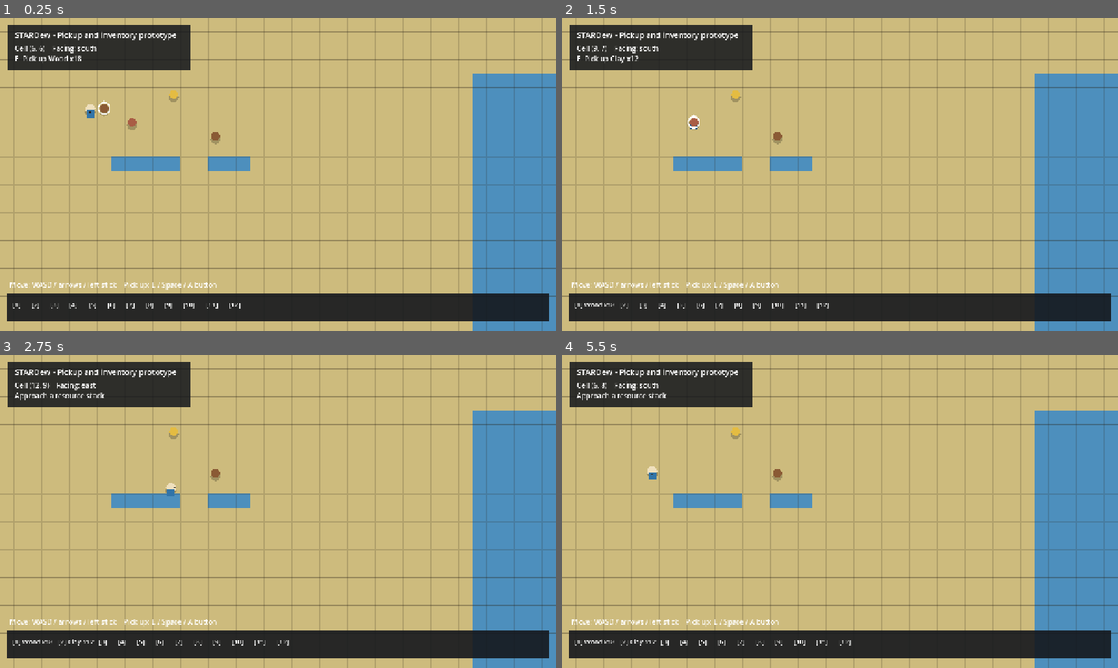
Above: before the commit, frames 1-4 (two rows, left to right).
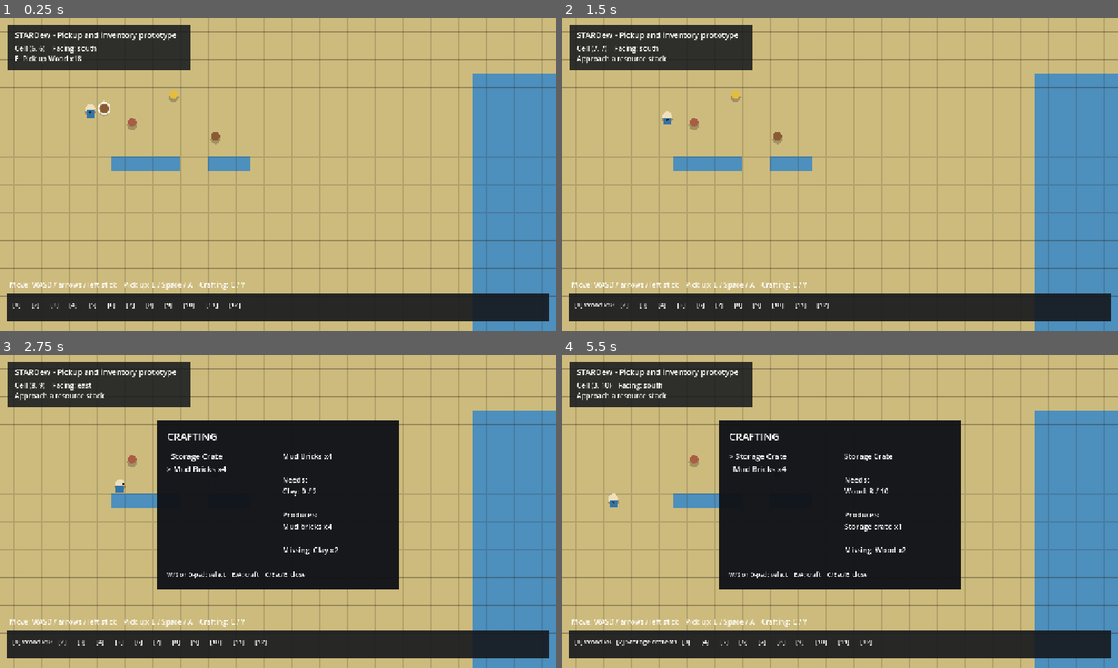
Above: after the commit, the same moments.

Repository: danisanchezcrespo/stardew
Game: Godot game, scene res://main.tscn
Two runs of this game, one before a commit and one after it. Both use one fixed random seed, a clock stepped at 60 frames per second and the inputs below.
Inputs (mouse positions are in pixels of both pictures, inside the frame that each line leads up to):
- Up to frame 1 (0.25 s): no input
- Up to frame 2 (1.5 s): tap Enter at 0.5 s; move the mouse to (962, 158) at 0.52 s; hold D (move_right) 0.53-1.28 s; hold E (interact) 0.53-1.28 s; click (962, 158) at 0.67 s; tap Space at 0.77 s; tap C (open_crafting, bound only after the commit) at 0.8, 1.35 s; move the mouse to (728, 190) at 1.27 s; hold S (move_down) from 1.28 s (still down)
- Up to frame 3 (2.75 s): tap Space at 1.52 s; tap E (interact) at 1.55 s; move the mouse to (333, 442) at 2.02 s; release S (move_down) at 2.03 s; hold D (move_right) from 2.03 s (still down); hold E (interact) from 2.03 s (still down); tap C (open_crafting, bound only after the commit) at 2.3 s
- Up to frame 4 (5.5 s): move the mouse to (812, 574) at 2.77 s; release D (move_right) at 2.78 s; release E (interact) at 2.78 s; hold W (move_up) 2.78-3.53 s; tap X (remove_placed) at 2.85 s; click (812, 574) at 2.92 s; tap Space at 3.02, 3.77, 4.52 s; tap E (interact) at 3.05, 4.55 s; move the mouse to (1006, 558) at 3.52 s; hold R (rotate_blueprint) 3.53-4.28 s; hold A (move_left) 3.53-5.03 s; tap C (open_crafting, bound only after the commit) at 3.8, 5.3 s; tap Escape (cancel, bound only after the commit) at 4.15 s; move the mouse to (673, 464) at 4.27 s; tap F (select_next) at 4.35 s; move the mouse to (867, 511) at 5.02 s; hold S (move_down) from 5.03 s (still down); hold Q (select_previous) from 5.03 s (still down); click (867, 511) at 5.17 s

The runs differ from the first frame. In frame 1, less than 0.1% of the frame differs, in the area x 35-44%, y 84-87%; in frame 2, 0.4%; in frame 3, 24%; in frame 4, 24%, in the area x 5-72%, y 8-93%.

Commit message:
Add data-driven inventory crafting

Diff:
--- /dev/null
+++ b/godot/crafting/crafting_system.gd
@@ -0,0 +1,43 @@
+class_name CraftingSystem
+extends RefCounted
+
+const OK := "OK"
+const UNKNOWN_RECIPE := "UNKNOWN_RECIPE"
+const MISSING_INGREDIENTS := "MISSING_INGREDIENTS"
+const OUTPUT_FULL := "OUTPUT_FULL"
+
+var registry: Variant
+
+
+func _init(recipe_registry: Variant) -> void:
+	registry = recipe_registry
+
+
+func query(inventory: Variant, recipe_id: String) -> Dictionary:
+	var recipe: Variant = registry.get_recipe(recipe_id)
+	if recipe == null:
+		return {"valid": false, "reason": UNKNOWN_RECIPE, "missing": {}}
+	var missing: Dictionary = {}
+	for item_id: String in recipe.inputs:
+		var absent := maxi(0, int(recipe.inputs[item_id]) - inventory.count(item_id))
+		if absent > 0:
+			missing[item_id] = absent
+	if not missing.is_empty():
+		return {"valid": false, "reason": MISSING_INGREDIENTS, "missing": missing}
+	for item_id: String in recipe.outputs:
+		if inventory.capacity_for(item_id) < int(recipe.outputs[item_id]):
+			return {"valid": false, "reason": OUTPUT_FULL, "missing": {}}
+	return {"valid": true, "reason": OK, "missing": {}}
+
+
+func craft(inventory: Variant, recipe_id: String) -> Dictionary:
+	var result := query(inventory, recipe_id)
+	if not result.valid:
+		return result
+	var recipe: Variant = registry.get_recipe(recipe_id)
+	for item_id: String in recipe.inputs:
+		inventory.remove(item_id, int(recipe.inputs[item_id]))
+	for item_id: String in recipe.outputs:
+		var accepted: int = inventory.add(item_id, int(recipe.outputs[item_id]))
+		assert(accepted == int(recipe.outputs[item_id]), "Validated crafting output must fit.")
+	return result
--- /dev/null
+++ b/godot/crafting/recipe_definition.gd
@@ -0,0 +1,7 @@
+class_name RecipeDefinition
+extends RefCounted
+
+var recipe_id := ""
+var label := ""
+var inputs: Dictionary = {}
+var outputs: Dictionary = {}
--- /dev/null
+++ b/godot/crafting/recipe_registry.gd
@@ -0,0 +1,77 @@
+class_name RecipeRegistry
+extends RefCounted
+
+const RecipeDefinitionType = preload("res://crafting/recipe_definition.gd")
+
+var recipes_by_id: Dictionary = {}
+var recipe_order: Array[String] = []
+var errors: Array[String] = []
+
+
+func load_from_path(path: String, item_registry: Variant) -> Error:
+	recipes_by_id.clear()
+	recipe_order.clear()
+	errors.clear()
+	var file := FileAccess.open(path, FileAccess.READ)
+	if file == null:
+		errors.append("Unable to open recipe definitions '%s'." % path)
+		return FileAccess.get_open_error()
+	var parser := JSON.new()
+	var result := parser.parse(file.get_as_text())
+	if result != OK:
+		errors.append("Invalid recipe JSON at line %d: %s" % [parser.get_error_line(), parser.get_error_message()])
+		return result
+	if typeof(parser.data) != TYPE_DICTIONARY or typeof(parser.data.get("recipes")) != TYPE_ARRAY:
+		errors.append("Recipe definition root must contain a 'recipes' array.")
+		return ERR_INVALID_DATA
+	for index in range(parser.data.recipes.size()):
+		var value: Variant = parser.data.recipes[index]
+		if typeof(value) != TYPE_DICTIONARY:
+			errors.append("Recipe at index %d must be an object." % index)
+			return ERR_INVALID_DATA
+		var recipe: Variant = _parse_recipe(value, index, item_registry)
+		if recipe == null:
+			return ERR_INVALID_DATA
+		recipes_by_id[recipe.recipe_id] = recipe
+		recipe_order.append(recipe.recipe_id)
+	return OK
+
+
+func get_recipe(recipe_id: String) -> Variant:
+	return recipes_by_id.get(recipe_id)
+
+
+func _parse_recipe(data: Dictionary, index: int, item_registry: Variant) -> Variant:
+	var recipe_id := str(data.get("id", ""))
+	if recipe_id.is_empty() or recipes_by_id.has(recipe_id):
+		errors.append("Recipe at index %d has an empty or duplicate ID '%s'." % [index, recipe_id])
+		return null
+	var inputs: Variant = _item_amounts(data.get("inputs"), recipe_id, "inputs", item_registry)
+	var outputs: Variant = _item_amounts(data.get("outputs"), recipe_id, "outputs", item_registry)
+	if inputs == null or outputs == null or inputs.is_empty() or outputs.is_empty():
+		if inputs != null and outputs != null:
+			errors.append("Recipe '%s' must contain inputs and outputs." % recipe_id)
+		return null
+	var recipe := RecipeDefinitionType.new()
+	recipe.recipe_id = recipe_id
+	recipe.label = str(data.get("label", recipe_id))
+	recipe.inputs = inputs
+	recipe.outputs = outputs
+	return recipe
+
+
+func _item_amounts(value: Variant, recipe_id: String, field_name: String, item_registry: Variant) -> Variant:
+	if typeof(value) != TYPE_DICTIONARY:
+		errors.append("Recipe '%s.%s' must be an object." % [recipe_id, field_name])
+		return null
+	var converted: Dictionary = {}
+	for key: Variant in value:
+		var item_id := str(key)
+		var amount: Variant = value[key]
+		var is_number := typeof(amount) == TYPE_INT or typeof(amount) == TYPE_FLOAT
+		var is_positive_integer := is_number and float(amount) == float(int(amount)) and int(amount) > 0
+		if item_registry.get_item(item_id) == null or not is_positive_integer:
+			errors.append("Recipe '%s.%s.%s' must reference an item with a positive integer amount." % [recipe_id, field_name, item_id])
+			return null
+		converted[item_id] = int(amount)
+	return converted
--- /dev/null
+++ b/godot/crafting/recipes.json
@@ -0,0 +1,6 @@
+{
+  "recipes": [
+    {"id": "storage_crate", "label": "Storage Crate", "inputs": {"wood": 10}, "outputs": {"storage_crate": 1}},
+    {"id": "mud_bricks", "label": "Mud Bricks x4", "inputs": {"clay": 2}, "outputs": {"mud_bricks": 4}}
+  ]
+}
--- a/godot/gameplay/main_game.gd
+++ b/godot/gameplay/main_game.gd
@@ -6,6 +6,8 @@
 const PlayerInventoryType = preload("res://player/player_inventory.gd")
 const PickupType = preload("res://world/items/world_pickup.gd")
 const TargetingType = preload("res://world/interaction/interaction_targeting.gd")
+const RecipeRegistryType = preload("res://crafting/recipe_registry.gd")
+const CraftingSystemType = preload("res://crafting/crafting_system.gd")
 
 const CELL_SIZE := 32
 const WORLD_SIZE := Vector2i(50, 30)
@@ -24,6 +26,13 @@
 var inventory: Variant
 var pickups: Array = []
 var interaction_target: Variant = null
+var recipe_registry: Variant
+var crafting: Variant
+var crafting_open := false
+var selected_recipe_index := 0
+var crafting_panel: Control
+var crafting_list_label: Label
+var crafting_detail_label: Label
 
 
 func _ready() -> void:
@@ -43,7 +52,17 @@
 
 
 func _unhandled_input(event: InputEvent) -> void:
-	if event.is_action_pressed("interact"):
+	if event.is_action_pressed("open_crafting"):
+		set_crafting_open(not crafting_open)
+	elif crafting_open and event.is_action_pressed("cancel"):
+		set_crafting_open(false)
+	elif crafting_open and event.is_action_pressed("menu_up"):
+		select_recipe(-1)
+	elif crafting_open and event.is_action_pressed("menu_down"):
+		select_recipe(1)
+	elif crafting_open and event.is_action_pressed("interact"):
+		craft_selected_recipe()
+	elif not crafting_open and event.is_action_pressed("interact"):
 		collect_target()
 
 
@@ -94,6 +113,10 @@
 	var result: Error = item_registry.load_from_path("res://items/items.json")
 	assert(result == OK, "Item definitions must load: %s" % str(item_registry.errors))
 	inventory = PlayerInventoryType.new(item_registry, 12)
+	recipe_registry = RecipeRegistryType.new()
+	result = recipe_registry.load_from_path("res://crafting/recipes.json", item_registry)
+	assert(result == OK, "Recipe definitions must load: %s" % str(recipe_registry.errors))
+	crafting = CraftingSystemType.new(recipe_registry)
 	_spawn_pickup("pickup-wood-1", "wood", 18, Vector2(7.5, 6.5) * CELL_SIZE)
 	_spawn_pickup("pickup-clay-1", "clay", 12, Vector2(9.5, 7.5) * CELL_SIZE)
 	_spawn_pickup("pickup-grain-1", "grain", 25, Vector2(12.5, 5.5) * CELL_SIZE)
@@ -144,13 +167,105 @@
 	inventory_label.add_theme_font_size_override("font_size", 15)
 	layer.add_child(inventory_label)
 	_update_inventory_hud()
+	_build_crafting_panel(layer)
 	var help := Label.new()
 	help.set_anchors_preset(Control.PRESET_BOTTOM_LEFT)
 	help.position = Vector2(22, -118)
-	help.text = "Move: WASD / arrows / left stick    Pick up: E / Space / A button"
+	help.text = "Move: WASD / arrows / left stick    Pick up: E / Space / A    Crafting: C / Y"
 	help.add_theme_color_override("font_color", Color.WHITE)
 	help.add_theme_font_size_override("font_size", 16)
 	layer.add_child(help)
+
+
+func _build_crafting_panel(layer: CanvasLayer) -> void:
+	crafting_panel = ColorRect.new()
+	crafting_panel.position = Vector2(360, 150)
+	crafting_panel.size = Vector2(560, 390)
+	crafting_panel.color = Color(0.06, 0.07, 0.09, 0.96)
+	crafting_panel.visible = false
+	layer.add_child(crafting_panel)
+	var title := Label.new()
+	title.position = Vector2(24, 20)
+	title.text = "CRAFTING"
+	title.add_theme_font_size_override("font_size", 24)
+	crafting_panel.add_child(title)
+	crafting_list_label = Label.new()
+	crafting_list_label.position = Vector2(24, 70)
+	crafting_list_label.size = Vector2(250, 260)
+	crafting_list_label.add_theme_font_size_override("font_size", 18)
+	crafting_panel.add_child(crafting_list_label)
+	crafting_detail_label = Label.new()
+	crafting_detail_label.position = Vector2(290, 70)
+	crafting_detail_label.size = Vector2(240, 260)
+	crafting_detail_label.autowrap_mode = TextServer.AUTOWRAP_WORD_SMART
+	crafting_detail_label.add_theme_font_size_override("font_size", 17)
+	crafting_panel.add_child(crafting_detail_label)
+	var controls := Label.new()
+	controls.position = Vector2(24, 345)
+	controls.text = "W/S or D-pad: select    E/A: craft    C/Esc/B: close"
+	controls.add_theme_font_size_override("font_size", 14)
+	crafting_panel.add_child(controls)
+	_update_crafting_ui()
+
+
+func set_crafting_open(value: bool) -> void:
+	crafting_open = value
+	player.movement_enabled = not value
+	player.velocity = Vector2.ZERO
+	crafting_panel.visible = value
+	if value:
+		_update_crafting_ui()
+
+
+func select_recipe(direction: int) -> void:
+	selected_recipe_index = posmod(selected_recipe_index + direction, recipe_registry.recipe_order.size())
+	_update_crafting_ui()
+
+
+func craft_selected_recipe() -> bool:
+	var recipe_id: String = recipe_registry.recipe_order[selected_recipe_index]
+	var result: Dictionary = crafting.craft(inventory, recipe_id)
+	if result.valid:
+		_update_inventory_hud()
+		_update_crafting_ui("Crafted successfully.")
+		return true
+	_update_crafting_ui(_crafting_failure_text(result))
+	return false
+
+
+func _update_crafting_ui(feedback: String = "") -> void:
+	if crafting_list_label == null:
+		return
+	var rows: Array[String] = []
+	for index in range(recipe_registry.recipe_order.size()):
+		var recipe: Variant = recipe_registry.get_recipe(recipe_registry.recipe_order[index])
+		rows.append("%s %s" % [">" if index == selected_recipe_index else " ", recipe.label])
+	crafting_list_label.text = "\n".join(rows)
+	var selected: Variant = recipe_registry.get_recipe(recipe_registry.recipe_order[selected_recipe_index])
+	var ingredients: Array[String] = []
+	for item_id: String in selected.inputs:
+		var definition: Variant = item_registry.get_item(item_id)
+		ingredients.append("%s: %d / %d" % [definition.label, inventory.count(item_id), int(selected.inputs[item_id])])
+	var outputs: Array[String] = []
+	for item_id: String in selected.outputs:
+		var definition: Variant = item_registry.get_item(item_id)
+		outputs.append("%s x%d" % [definition.label, int(selected.outputs[item_id])])
+	var query: Dictionary = crafting.query(inventory, selected.recipe_id)
+	var status := "Ready to craft" if query.valid else _crafting_failure_text(query)
+	if not feedback.is_empty():
+		status = feedback
+	crafting_detail_label.text = "%s\n\nNeeds:\n%s\n\nProduces:\n%s\n\n%s" % [selected.label, "\n".join(ingredients), "\n".join(outputs), status]
+
+
+func _crafting_failure_text(result: Dictionary) -> String:
+	if result.reason == CraftingSystemType.MISSING_INGREDIENTS:
+		var parts: Array[String] = []
+		for item_id: String in result.missing:
+			parts.append("%s x%d" % [item_registry.get_item(item_id).label, int(result.missing[item_id])])
+		return "Missing: %s" % ", ".join(parts)
+	if result.reason == CraftingSystemType.OUTPUT_FULL:
+		return "Inventory has no room for output"
+	return "Recipe unavailable"
 
 
 func _update_interaction_target() -> void:
--- a/godot/input/input_defaults.gd
+++ b/godot/input/input_defaults.gd
@@ -11,6 +11,10 @@
 	"remove_placed": [KEY_X, KEY_DELETE],
 	"select_previous": [KEY_Q],
 	"select_next": [KEY_F],
+	"open_crafting": [KEY_C],
+	"cancel": [KEY_ESCAPE],
+	"menu_up": [KEY_W, KEY_UP],
+	"menu_down": [KEY_S, KEY_DOWN],
 }
 
 
@@ -28,6 +32,10 @@
 	_add_joypad_button("remove_placed", JOY_BUTTON_X)
 	_add_joypad_button("select_previous", JOY_BUTTON_LEFT_SHOULDER)
 	_add_joypad_button("select_next", JOY_BUTTON_Y)
+	_add_joypad_button("open_crafting", JOY_BUTTON_Y)
+	_add_joypad_button("cancel", JOY_BUTTON_B)
+	_add_joypad_button("menu_up", JOY_BUTTON_DPAD_UP)
+	_add_joypad_button("menu_down", JOY_BUTTON_DPAD_DOWN)
 	_add_joypad_button("move_left", JOY_BUTTON_DPAD_LEFT)
 	_add_joypad_button("move_right", JOY_BUTTON_DPAD_RIGHT)
 	_add_joypad_button("move_up", JOY_BUTTON_DPAD_UP)
--- a/godot/player/player_inventory.gd
+++ b/godot/player/player_inventory.gd
@@ -20,6 +20,19 @@
 		if slot.get("item_id") == item_id:
 			total += int(slot.amount)
 	return total
+
+
+func capacity_for(item_id: String) -> int:
+	var definition: Variant = registry.get_item(item_id)
+	if definition == null:
+		return 0
+	var capacity := 0
+	for slot: Dictionary in slots:
+		if slot.is_empty():
+			capacity += definition.max_stack
+		elif slot.get("item_id") == item_id:
+			capacity += definition.max_stack - int(slot.amount)
+	return capacity
 
 
 func add(item_id: String, amount: int) -> int:
--- /dev/null
+++ b/godot/tests/test_crafting.gd
@@ -0,0 +1,75 @@
+extends SceneTree
+
+const ItemRegistryType = preload("res://items/item_registry.gd")
+const RecipeRegistryType = preload("res://crafting/recipe_registry.gd")
+const CraftingSystemType = preload("res://crafting/crafting_system.gd")
+const PlayerInventoryType = preload("res://player/player_inventory.gd")
+
+
+func _initialize() -> void:
+	var failures: Array[String] = []
+	var items := ItemRegistryType.new()
+	var result: Error = items.load_from_path("res://items/items.json")
+	_expect(result == OK, "Item definitions must load for crafting.", failures)
+	var recipes := RecipeRegistryType.new()
+	result = recipes.load_from_path("res://crafting/recipes.json", items)
+	_expect(result == OK, "Recipe definitions should load: %s" % str(recipes.errors), failures)
+	_test_transactional_crafting(items, recipes, failures)
+	_test_output_capacity(items, recipes, failures)
+	await _test_crafting_scene(failures)
+
+	if failures.is_empty():
+		print("PASS: crafting")
+		quit(0)
+		return
+	for failure in failures:
+		push_error(failure)
+	quit(1)
+
+
+func _test_transactional_crafting(items: Variant, recipes: Variant, failures: Array[String]) -> void:
+	var inventory := PlayerInventoryType.new(items, 3)
+	var system := CraftingSystemType.new(recipes)
+	var missing: Dictionary = system.craft(inventory, "storage_crate")
+	_expect(not missing.valid and missing.reason == CraftingSystemType.MISSING_INGREDIENTS, "Unavailable recipe should report missing ingredients.", failures)
+	_expect(inventory.count("wood") == 0 and inventory.count("storage_crate") == 0, "Failed craft must not mutate inventory.", failures)
+	inventory.add("wood", 18)
+	var crafted: Dictionary = system.craft(inventory, "storage_crate")
+	_expect(crafted.valid, "Recipe should craft when ingredients and output space exist.", failures)
+	_expect(inventory.count("wood") == 8 and inventory.count("storage_crate") == 1, "Craft should atomically exchange inputs for outputs.", failures)
+
+
+func _test_output_capacity(items: Variant, recipes: Variant, failures: Array[String]) -> void:
+	var inventory := PlayerInventoryType.new(items, 2)
+	inventory.add("wood", 10)
+	inventory.add("storage_crate", 10)
+	var system := CraftingSystemType.new(recipes)
+	var result: Dictionary = system.craft(inventory, "storage_crate")
+	_expect(not result.valid and result.reason == CraftingSystemType.OUTPUT_FULL, "Full output stack should block crafting.", failures)
+	_expect(inventory.count("wood") == 10 and inventory.count("storage_crate") == 10, "Blocked output must preserve ingredients.", failures)
+
+
+func _test_crafting_scene(failures: Array[String]) -> void:
+	var scene: PackedScene = load("res://main.tscn")
+	var game_root: Node = scene.instantiate()
+	root.add_child(game_root)
+	await process_frame
+	var game: Node2D = game_root.get_node("MainGame")
+	game.inventory.add("wood", 10)
+	game.set_crafting_open(true)
+	_expect(game.crafting_open and not game.player.movement_enabled and game.crafting_panel.visible, "Opening crafting should show the submenu and stop player movement.", failures)
+	_expect(game.craft_selected_recipe(), "Default Storage Crate recipe should craft through the scene menu.", failures)
+	_expect(game.inventory.count("wood") == 0 and game.inventory.count("storage_crate") == 1, "Scene crafting should update the shared player inventory.", failures)
+	game.select_recipe(1)
+	var before: Array[Dictionary] = game.inventory.snapshot()
+	_expect(not game.craft_selected_recipe(), "Unavailable mud brick recipe should fail.", failures)
+	_expect(game.inventory.snapshot() == before, "Failed scene craft should not change slots.", failures)
+	game.set_crafting_open(false)
+	_expect(game.player.movement_enabled and not game.crafting_panel.visible, "Closing crafting should restore movement.", failures)
+	game_root.queue_free()
+	await process_frame
+
+
+func _expect(condition: bool, message: String, failures: Array[String]) -> void:
+	if not condition:
+		failures.append(message)
Not shown, added: godot/gameplay/main_game.gd.uid
Not shown, added: godot/items/item_definition.gd.uid
Not shown, added: godot/items/item_registry.gd.uid
Not shown, added: godot/player/player_controller.gd.uid
Not shown, added: godot/player/player_inventory.gd.uid
Not shown, added: godot/tests/test_pickup_inventory.gd.uid
Not shown, added: godot/tests/test_player_movement.gd.uid
Not shown, added: godot/world/interaction/interaction_targeting.gd.uid
Not shown, added: godot/world/items/world_pickup.gd.uid
Not shown, added: docs/MILESTONE_5.md
Not shown, changed: godot/tests/README.md
